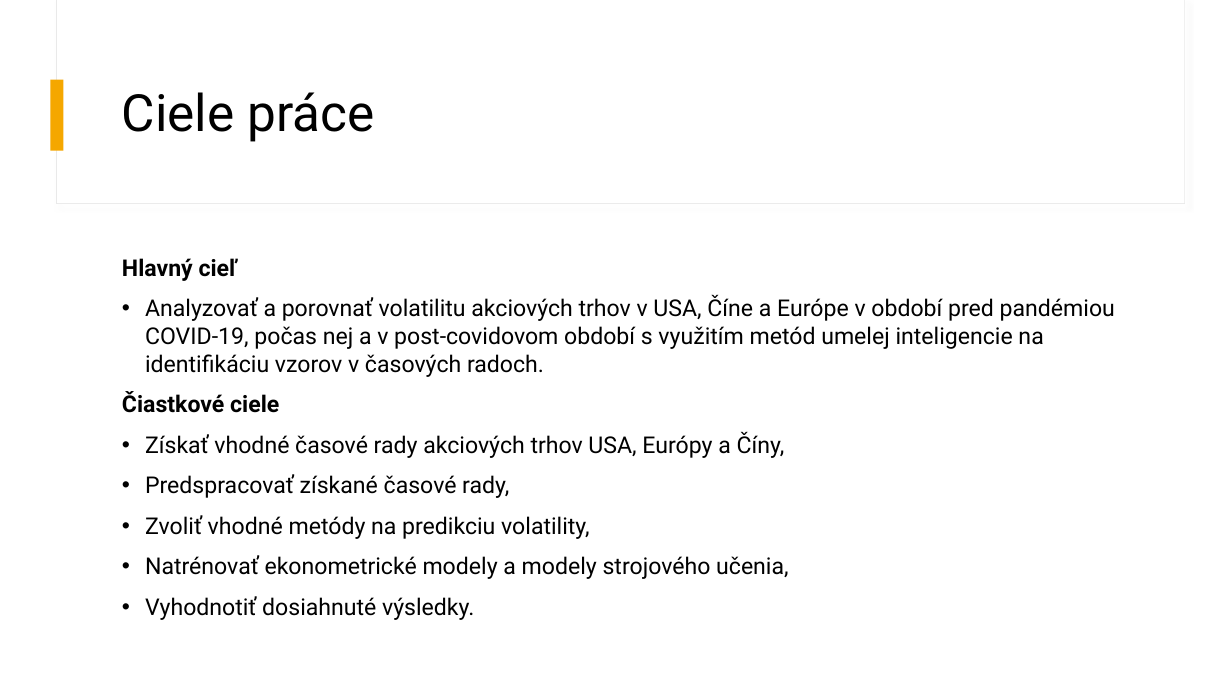
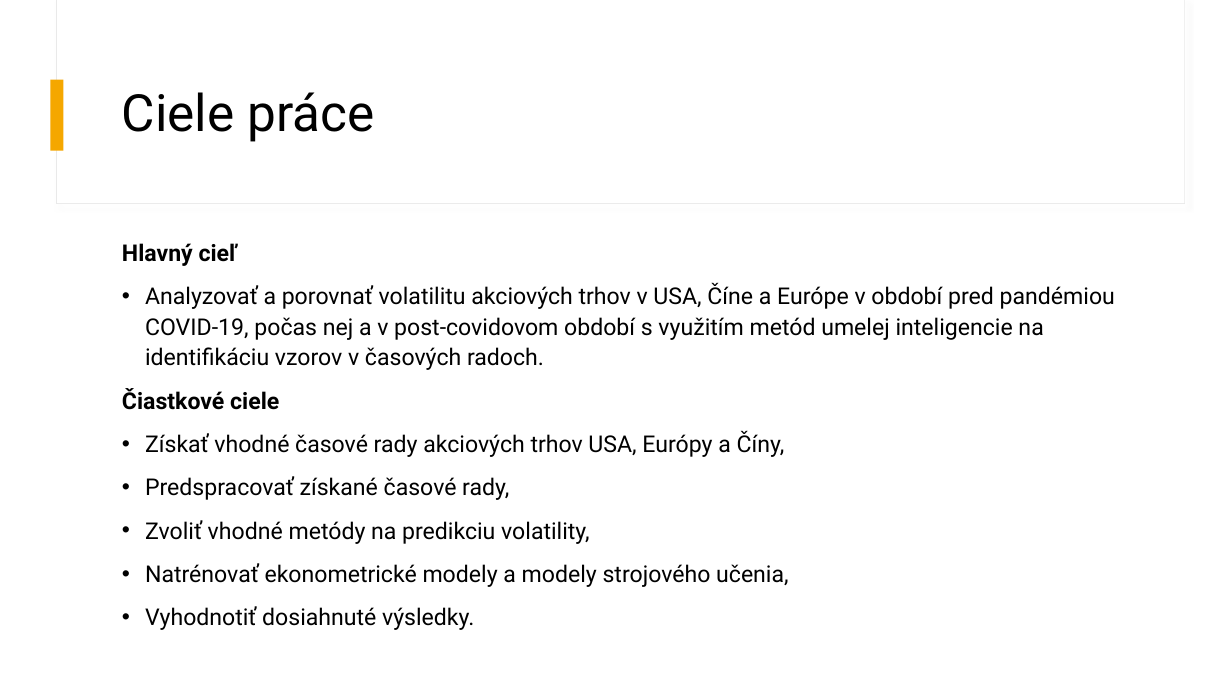
Before and after one commit to MatejLuzak/Identification-of-Patterns-of-Stock-Market-Volatility-in-the-USA-China-and-Europe-Using-AI-Methods, a slide deck: slide 2 of Identifikácia vzorov v časových radoch pre komparáciu volatility.pptx. Drawn at 1232x693 pixels with LibreOffice and Linux fonts; fonts in the diff are those of the drawing. Boxes give left, top, right and bottom in pixels: in the first picture for what was removed or moved away, otherwise in the second. Text is boxed around its words. In the diff, an @@ line names an element or a change of style, - is before the commit and + after.

```diff
--- a/Identifikácia vzorov v časových radoch pre komparáciu volatility.pptx
+++ b/Identifikácia vzorov v časových radoch pre komparáciu volatility.pptx
@@ text "Hlavný cieľ": place and size @@
-text "Hlavný cieľ" at [122,258,1115,620]
+text "Hlavný cieľ" at [122,243,1115,630]
@@ text "Hlavný cieľ" at [122,243,1115,630]: line spacing 1 to 1.1 @@
```
Also in this commit, not shown: 6 other slides changed, 1 slide removed, 1 other file.
